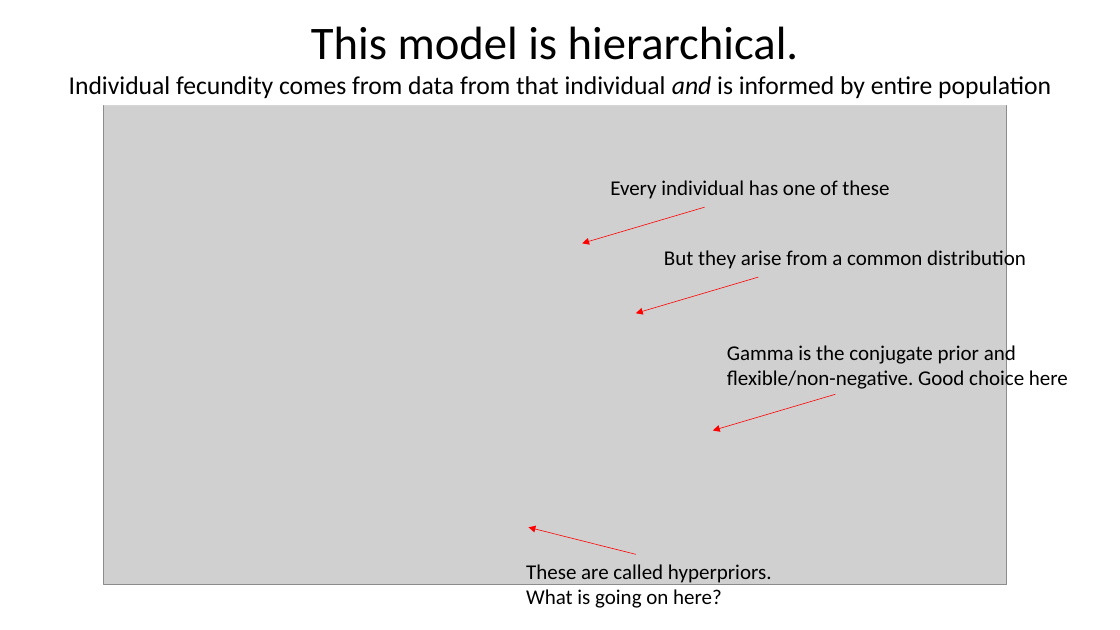
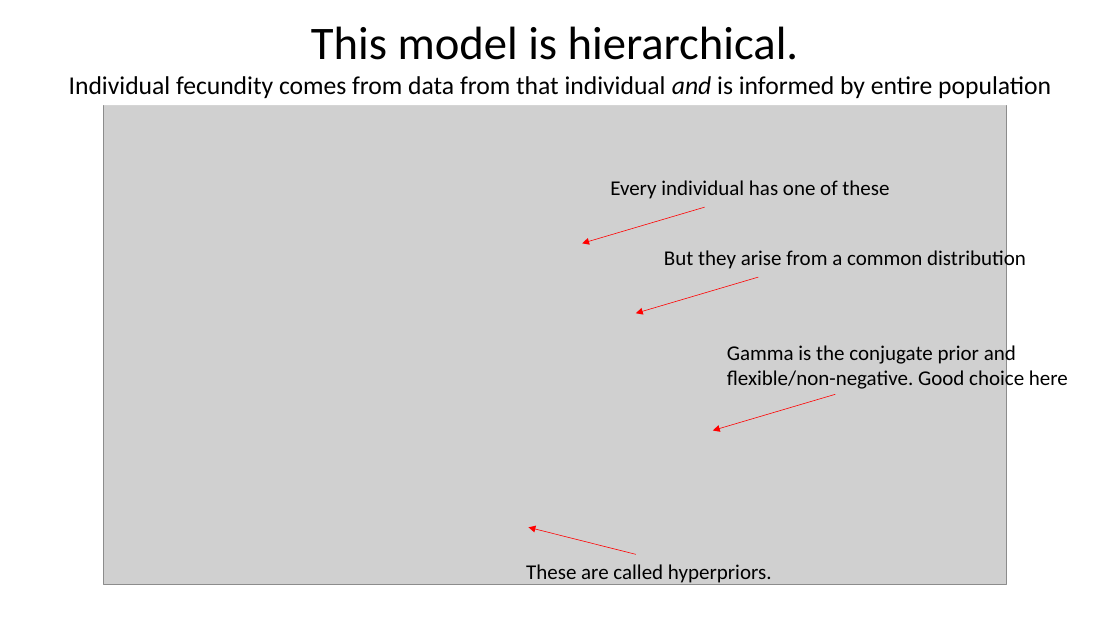
Before and after one commit to taaltree/FW536, a slide deck: slide 12 of Day5_BayesII/FW536_Day5_BayesII.pptx (slide 14 before the commit). Drawn at 1120x630 pixels with LibreOffice and Linux fonts; fonts in the diff are those of the drawing; grey boxes stand for pictures. Boxes give left, top, right and bottom in pixels: in the first picture for what was removed or moved away, otherwise in the second. Text is boxed around its words. In the diff, an @@ line names an element or a change of style, - is before the commit and + after.

```diff
--- a/Day5_BayesII/FW536_Day5_BayesII.pptx
+++ b/Day5_BayesII/FW536_Day5_BayesII.pptx
@@ text at box(526, 589, 722, 608): paragraph removed @@
-What is going on here?
```
Also in this commit, not shown: 6 other slides changed, 3 slides added, 2 slides removed, 4 other files.
